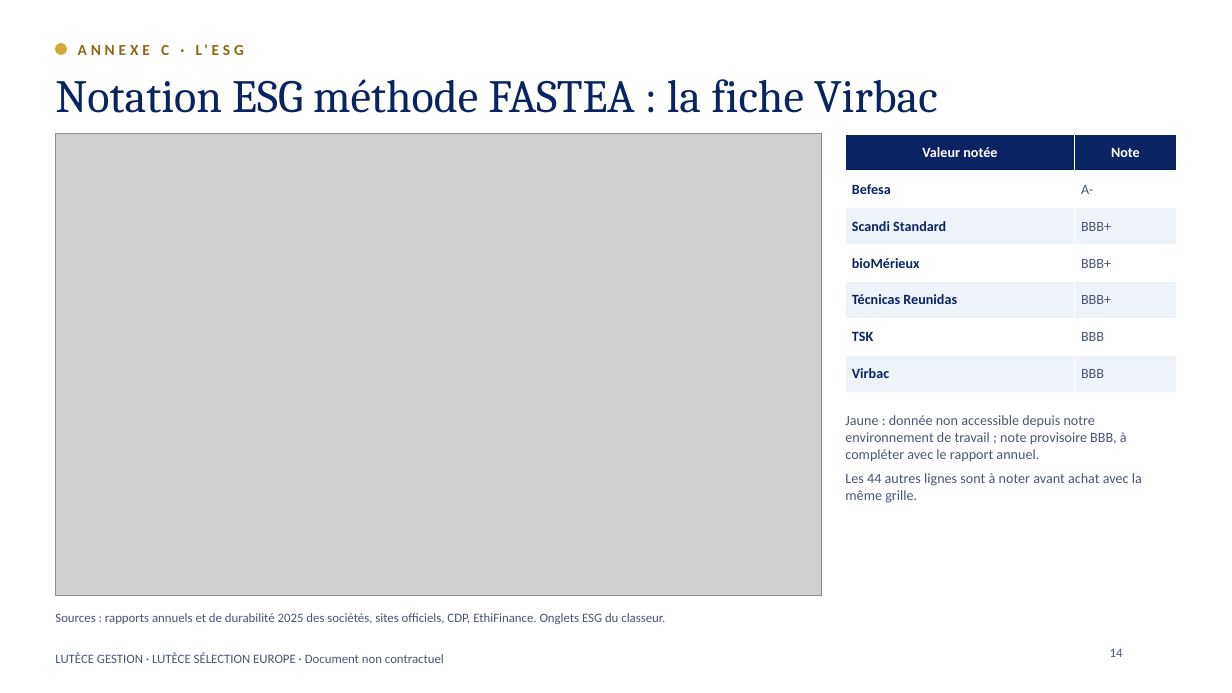
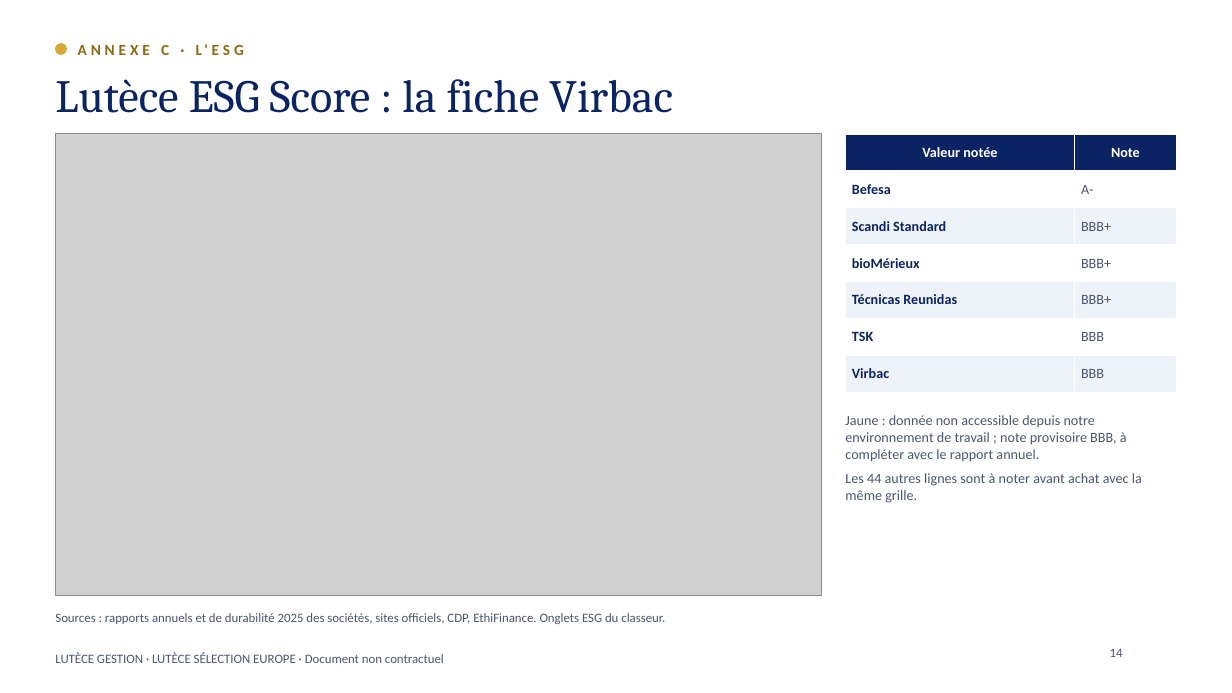
Before and after one commit to charlesarthurfrancois-sys/ponytail, a slide deck: slide 14 of student-challenge/Lutece_Selection_Europe_Student_Challenge.pptx. Drawn at 1232x693 pixels with LibreOffice and Linux fonts; fonts in the diff are those of the drawing; grey boxes stand for pictures; background and template pictures are left out. Boxes give left, top, right and bottom in pixels: in the first picture for what was removed or moved away, otherwise in the second. Text is boxed around its words. In the diff, an @@ line names an element or a change of style, - is before the commit and + after.

```diff
--- a/student-challenge/Lutece_Selection_Europe_Student_Challenge.pptx
+++ b/student-challenge/Lutece_Selection_Europe_Student_Challenge.pptx
@@ title at <box>55,79,673,113</box>: text changed @@
-Notation ESG méthode FASTEA : la fiche Virbac
+Lutèce ESG Score : la fiche Virbac
```
Also in this commit, not shown: 3 other slides changed, 3 other files.
